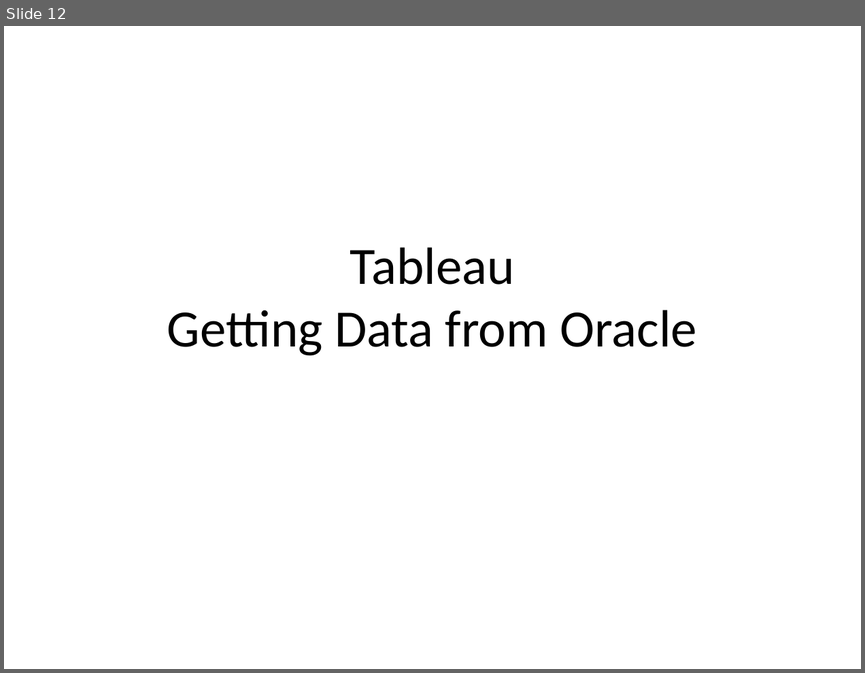
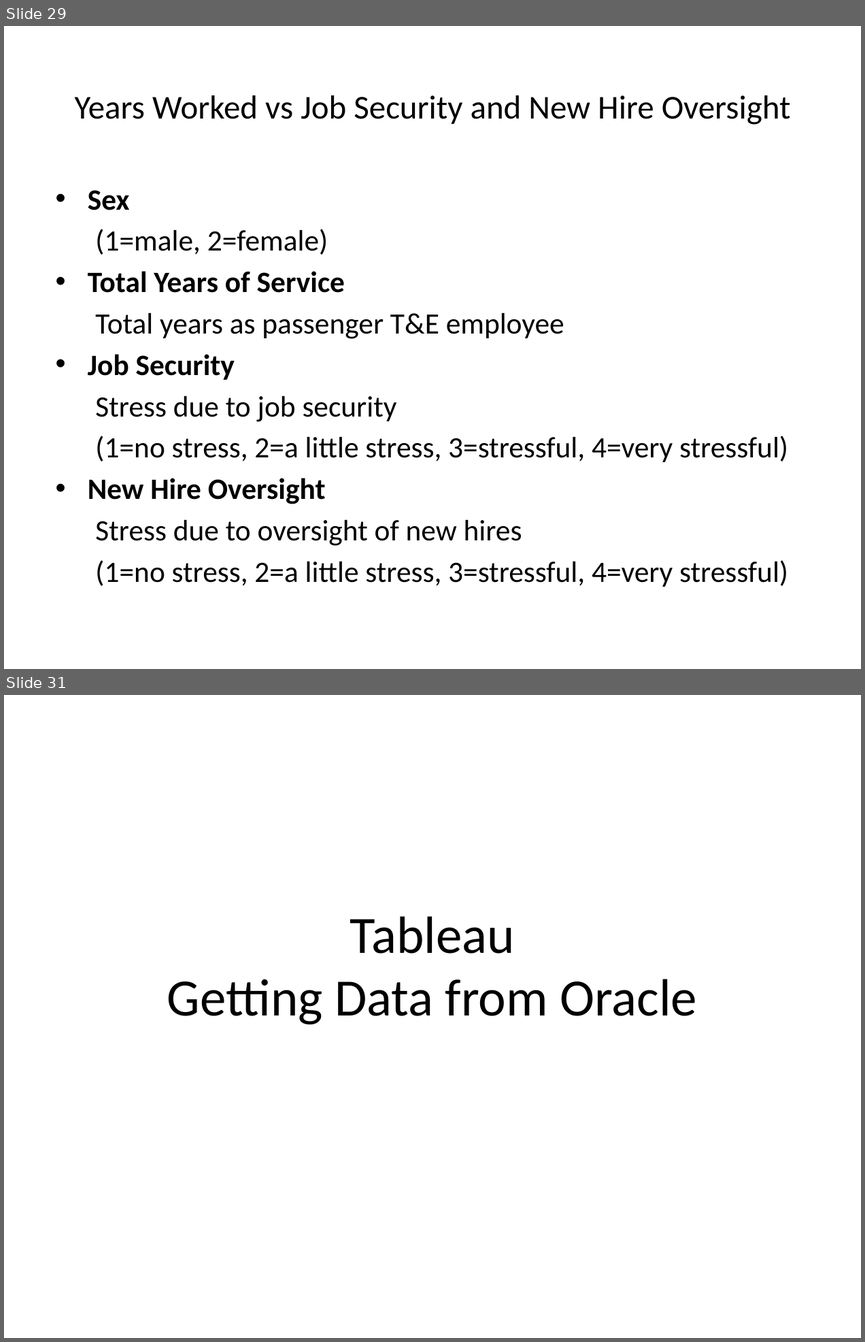
Before and after one commit to andreanc223/DV_FinalProject, a slide deck: 00 Doc/Presentation.pptx. Shown one above the other, each under a label of ours: slide 12 before the commit, slides 29 and 31 after it; the slides between them are not shown. The pictures are 865x673 and 865x1342 pixels, drawn with LibreOffice and Linux fonts; fonts in the diff are those of the drawing. Boxes give left, top, right and bottom in pixels: in the first picture for what was removed or moved away, otherwise in the second. Text is boxed around its words. In the diff, an @@ line names an element or a change of style, - is before the commit and + after.

```diff
--- a/00 Doc/Presentation.pptx
+++ b/00 Doc/Presentation.pptx
@@ slide 29 added at (4, 26, 861, 669), background #FFFFFF @@
@@ title added at (75, 95, 791, 125), 28 pt, text #000000 @@
+Years Worked vs Job Security and New Hire Oversight
@@ text added at (88, 190, 788, 586), 24.8 pt, text #000000 @@
+• Sex
+(1=male, 2=female)
+• Total Years of Service
+Total years as passenger T&E employee
+• Job Security
+Stress due to job security
+(1=no stress, 2=a little stress, 3=stressful, 4=very stressful)
+• New Hire Oversight
+Stress due to oversight of new hires
+(1=no stress, 2=a little stress, 3=stressful, 4=very stressful)
@@ what was slide 12 is now slide 31 @@
```
Also in this commit, not shown: 18 other slides added, 8 other files.
